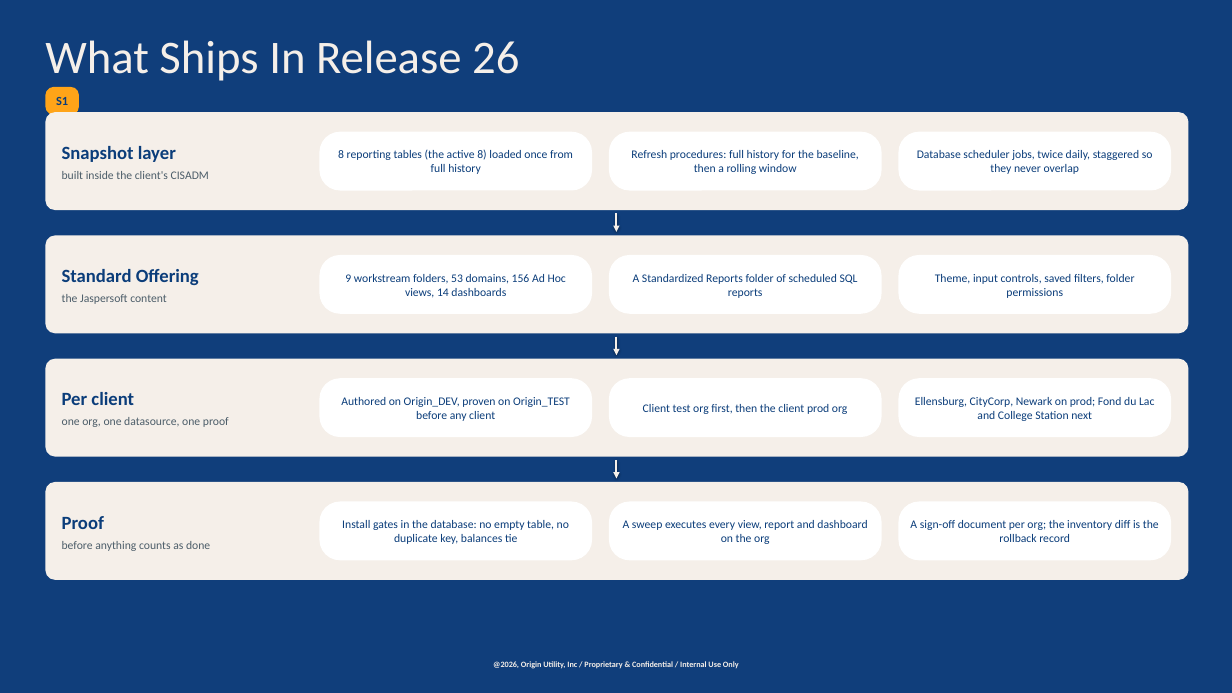
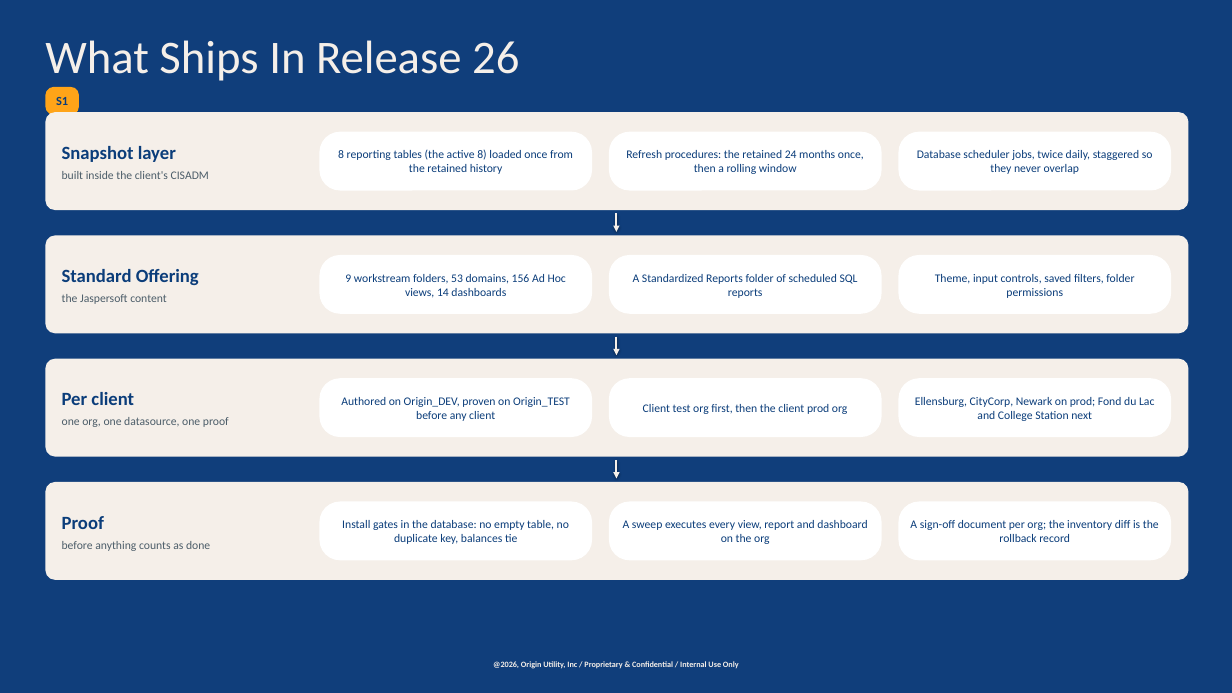
Before and after one commit to chasepowers59/OriginBA, a slide deck: slide 2 of jaspersoft/docs/OriginBA_Automated_Deployment.pptx. Drawn at 1232x693 pixels with LibreOffice and Linux fonts; fonts in the diff are those of the drawing; background and template pictures are left out. Boxes give left, top, right and bottom in pixels: in the first picture for what was removed or moved away, otherwise in the second. Text is boxed around its words. In the diff, an @@ line names an element or a change of style, - is before the commit and + after.

```diff
--- a/jaspersoft/docs/OriginBA_Automated_Deployment.pptx
+++ b/jaspersoft/docs/OriginBA_Automated_Deployment.pptx
@@ text in rounded rectangle at [338, 150, 573, 174]: text changed @@
-8 reporting tables (the active 8) loaded once from full history
+8 reporting tables (the active 8) loaded once from the retained history
@@ text in rounded rectangle at [626, 150, 864, 174]: text changed @@
-Refresh procedures: full history for the baseline, then a rolling window
+Refresh procedures: the retained 24 months once, then a rolling window
```
Also in this commit, not shown: 3 other slides changed, 11 other files.
